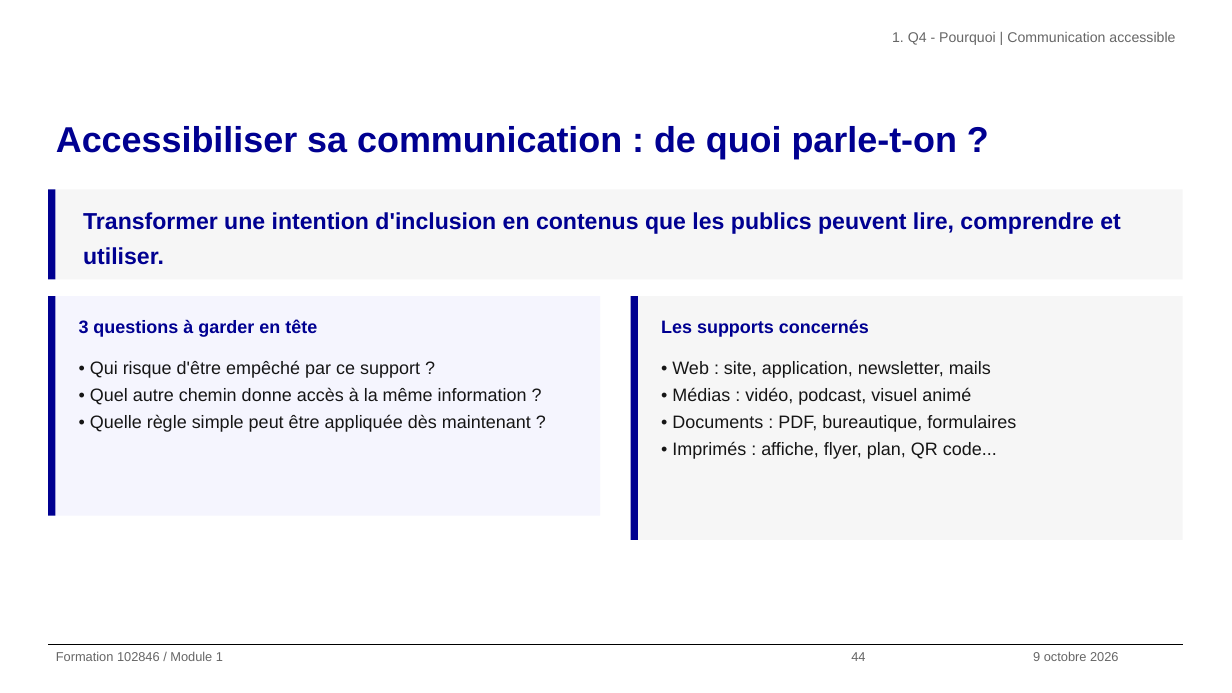
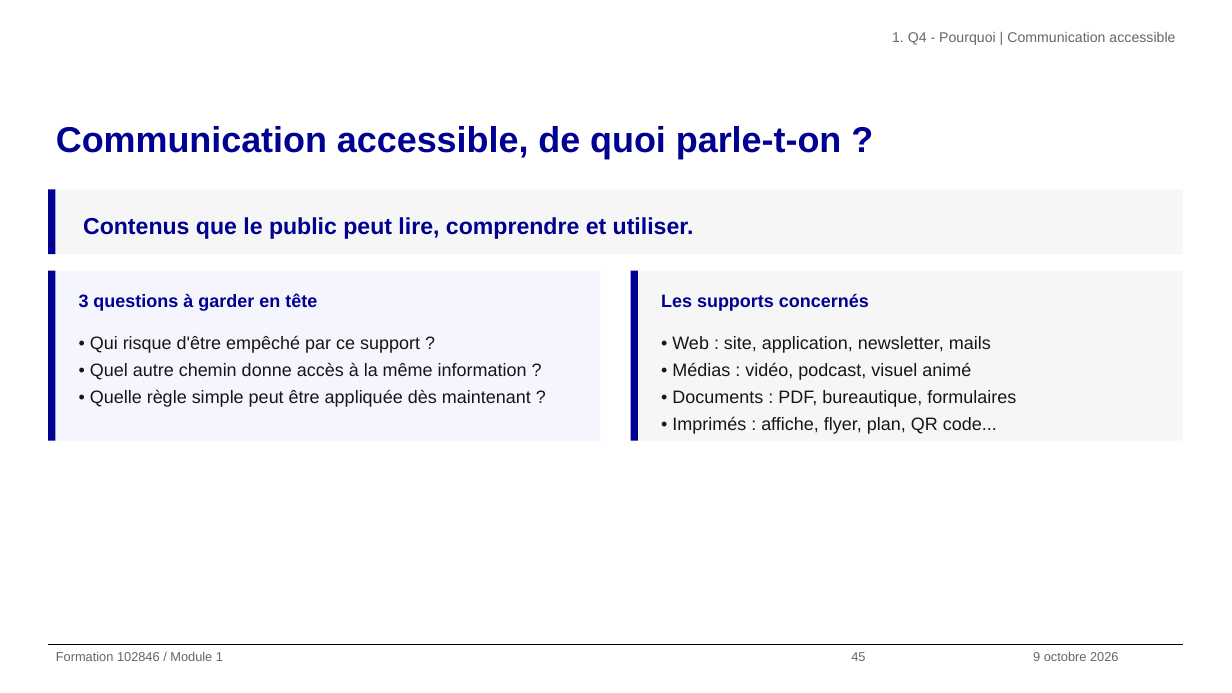
Before and after one commit to alexandra-guiderdoni/usine-fabrication-igpde-102846-ay11, a slide deck: slide 45 of livrables-IGPDE-2026-102846/Formateur/support-formation-102846-2026-IGPDE.pptx (slide 44 before the commit). Drawn at 1232x693 pixels with LibreOffice and Linux fonts; fonts in the diff are those of the drawing; background and template pictures are left out. Boxes give left, top, right and bottom in pixels: in the first picture for what was removed or moved away, otherwise in the second. Text is boxed around its words. In the diff, an @@ line names an element or a change of style, - is before the commit and + after.

```diff
--- a/livrables-IGPDE-2026-102846/Formateur/support-formation-102846-2026-IGPDE.pptx
+++ b/livrables-IGPDE-2026-102846/Formateur/support-formation-102846-2026-IGPDE.pptx
@@ title at <box>56,126,841,159</box>: text changed @@
-Accessibiliser sa communication : de quoi parle-t-on ?
+Communication accessible, de quoi parle-t-on ?
@@ rectangle: place and size @@
-rectangle at <box>48,189,55,279</box>
+rectangle at <box>48,189,55,254</box>
@@ rectangle: place and size @@
-rectangle at <box>55,189,1183,279</box>
+rectangle at <box>55,189,1183,254</box>
@@ text at <box>83,217,694,239</box>: text changed @@
-Transformer une intention d'inclusion en contenus que les publics peuvent lire, comprendre et utiliser.
+Contenus que le public peut lire, comprendre et utiliser.
@@ rectangle: place and size @@
-rectangle at <box>48,297,55,517</box>
+rectangle at <box>48,271,55,441</box>
@@ rectangle: place and size @@
-rectangle at <box>55,297,600,517</box>
+rectangle at <box>55,271,600,441</box>
@@ text "3 questions à garder en ...": place and size @@
-text "3 questions à garder en ..." at <box>79,319,317,337</box>
+text "3 questions à garder en ..." at <box>79,294,317,311</box>
@@ rectangle: place and size @@
-rectangle at <box>630,297,638,541</box>
+rectangle at <box>630,271,638,441</box>
@@ rectangle: place and size @@
-rectangle at <box>638,297,1182,541</box>
+rectangle at <box>638,271,1182,441</box>
@@ text "Les supports concernés": place and size @@
-text "Les supports concernés" at <box>661,319,869,337</box>
+text "Les supports concernés" at <box>661,294,869,311</box>
@@ text "• Qui risque d'être empêché ...": place and size @@
-text "• Qui risque d'être empêché ..." at <box>90,361,531,432</box>
+text "• Qui risque d'être empêché ..." at <box>90,335,531,407</box>
@@ text "• Web : site, application, ...": place and size @@
-text "• Web : site, application, ..." at <box>672,361,1016,459</box>
+text "• Web : site, application, ..." at <box>672,336,1016,434</box>
@@ text at <box>851,652,865,661</box>: text changed @@
-44
+45
```
Also in this commit, not shown: 60 other slides changed, 1 slide added, 1 slide removed, 52 other files.
